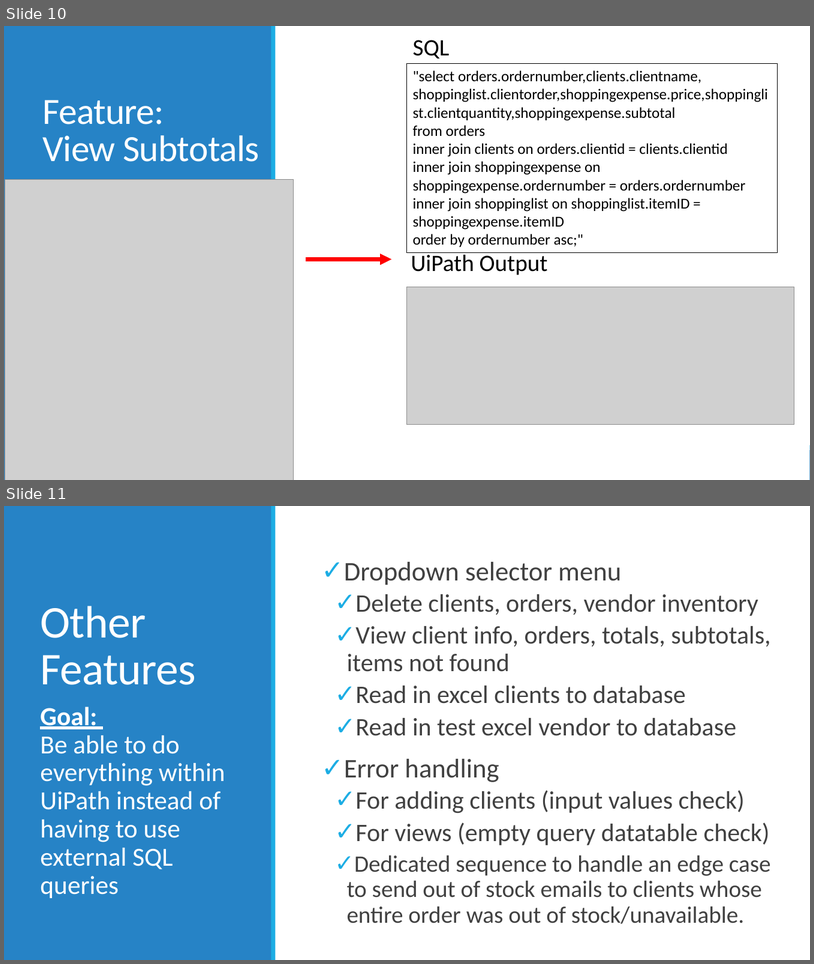
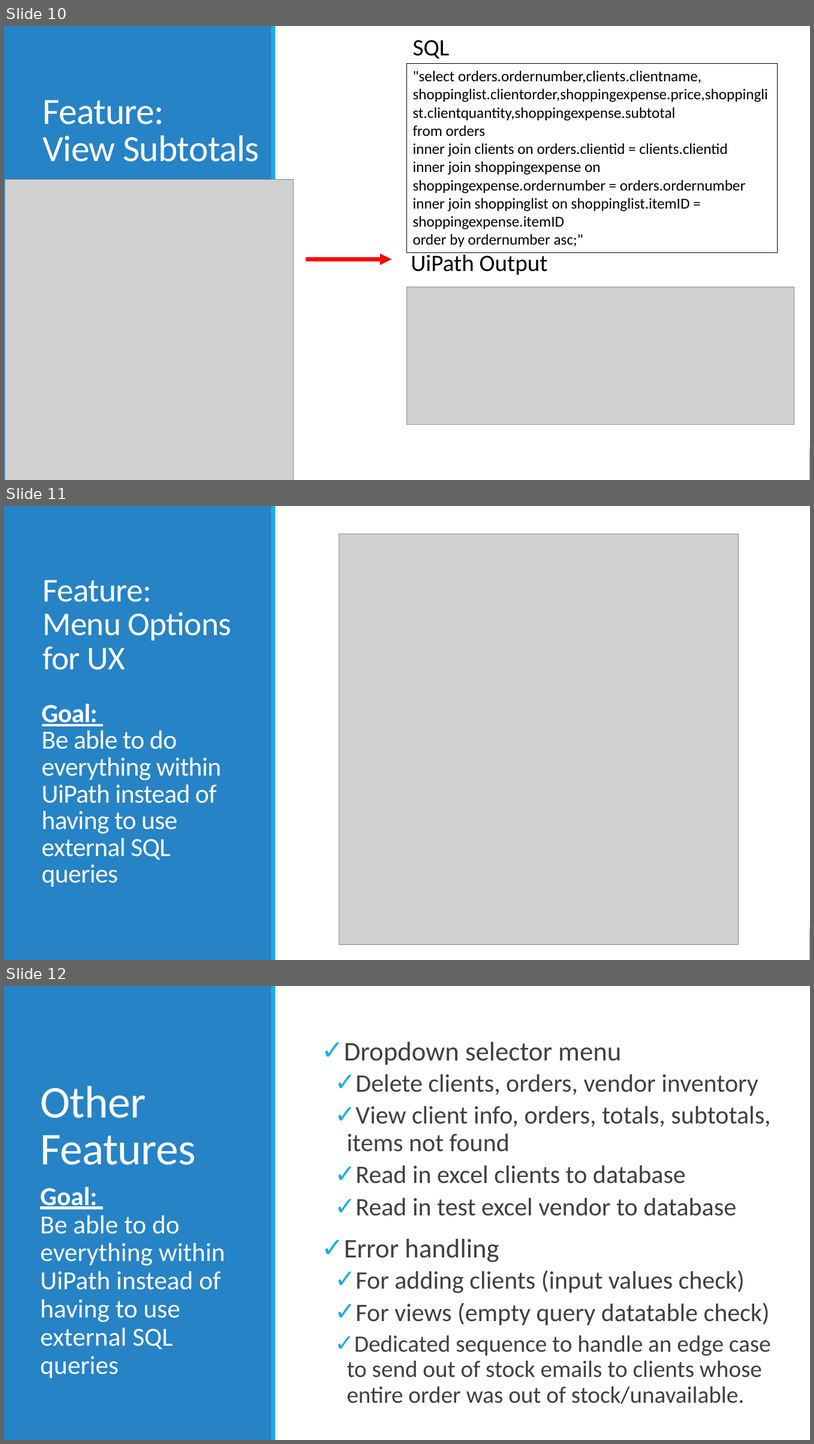
Before and after one commit to 210927-Reston-UiPath/Yu_T-P1-3NF, a slide deck: P1 presentation.pptx. Shown one above the other, each under a label of ours: slides 10 and 11 before the commit, slides 10, 11 and 12 after it. The pictures are 814x964 and 814x1444 pixels, drawn with LibreOffice and Linux fonts; fonts in the diff are those of the drawing; grey boxes stand for pictures. Boxes give left, top, right and bottom in pixels: in the first picture for what was removed or moved away, otherwise in the second. Text is boxed around its words. In the diff, an @@ line names an element or a change of style, - is before the commit and + after.

```diff
--- a/P1 presentation.pptx
+++ b/P1 presentation.pptx
@@ slide 11 added at (4,506,810,960), background #FFFFFF; not listed: 2 template elements that a slide beside it also shows @@
@@ rectangle added at (4,506,810,960), fill #FFFFFF @@
@@ rectangle added at (4,506,272,960), fill #2683C6 @@
@@ rectangle added at (272,506,276,960), fill #1CADE4 @@
@@ picture added at (339,534,738,945) @@
@@ title added at (42,580,232,670), 39.6 pt, text #FFFFFF @@
+Feature:
+Menu Options for UX
@@ text added at (42,703,221,886), 31.2 pt, text #FFFFFF @@
+Goal:
+Be able to do everything within UiPath instead of having to use external SQL queries
@@ what was slide 11 is now slide 12 @@
```
Also in this commit, not shown: 1 slide changed.
